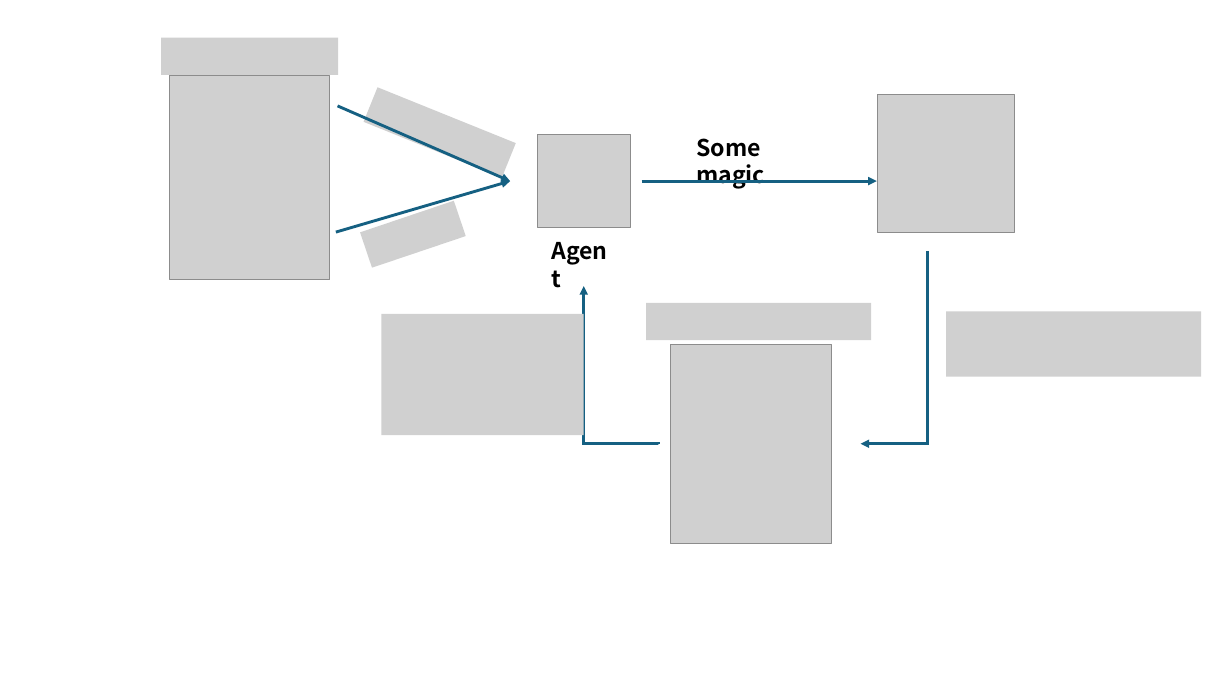
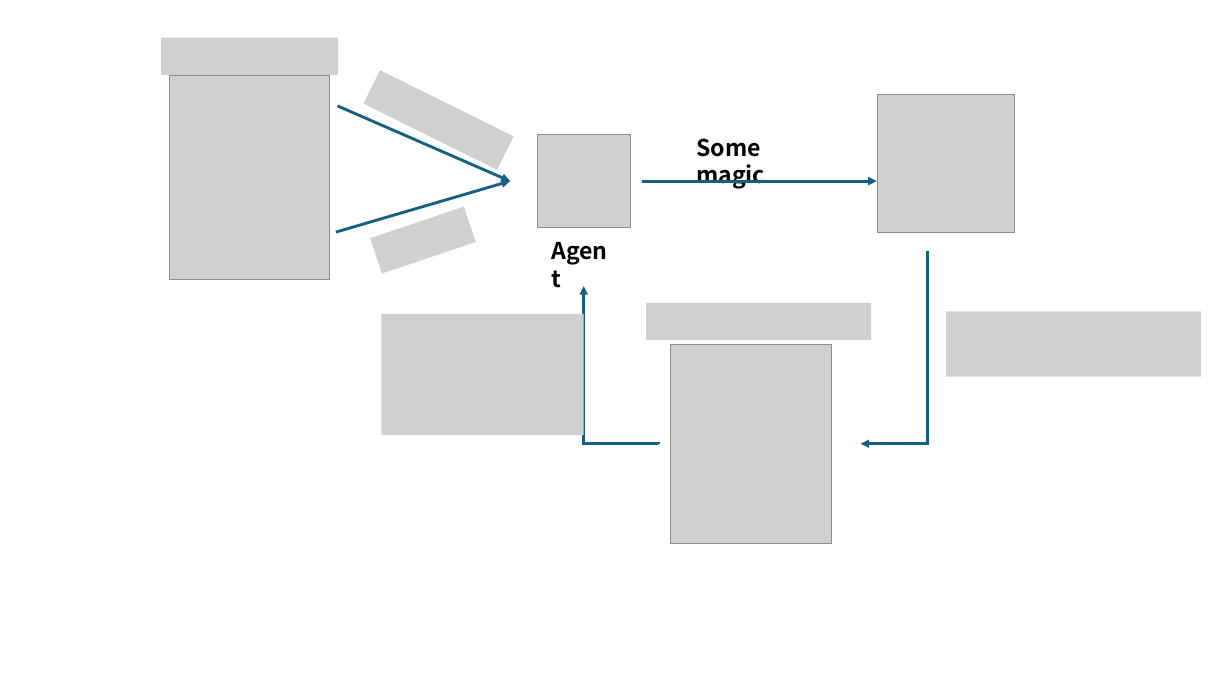
Before and after one commit to Miaoyanchen/zhaoxiangding_deep.RL, a slide deck: slide 1 of fig-illustration.pptx. Drawn at 1232x693 pixels with LibreOffice and Linux fonts; fonts in the diff are those of the drawing; grey boxes stand for pictures. Boxes give left, top, right and bottom in pixels: in the first picture for what was removed or moved away, otherwise in the second. Text is boxed around its words. In the diff, an @@ line names an element or a change of style, - is before the commit and + after.

```diff
--- a/fig-illustration.pptx
+++ b/fig-illustration.pptx
@@ picture at [364,71,513,170]: rotation 22 to 26 degrees @@
@@ picture: place and size @@
-picture at [360,201,465,267]
+picture at [370,207,476,274]
```
Also in this commit, not shown: 4 other files.
